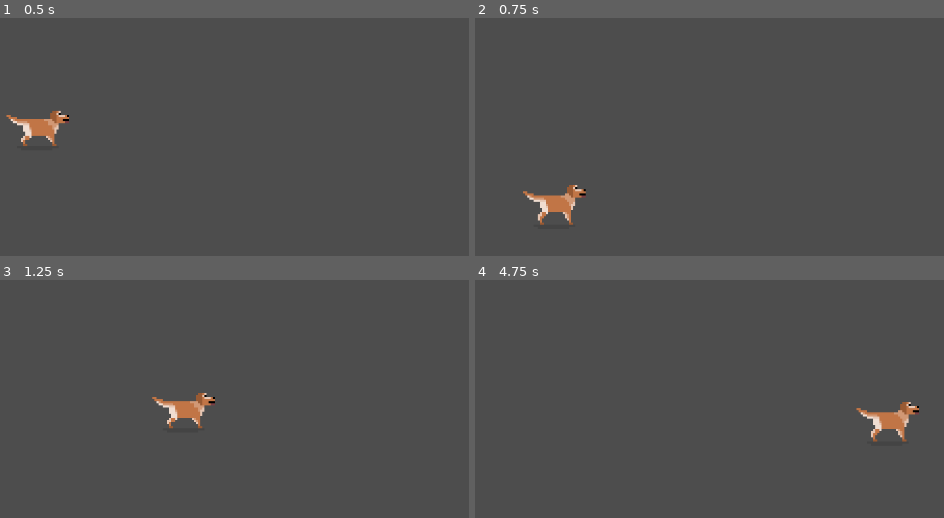
Above: before the commit, frames 1-4 (two rows, left to right).
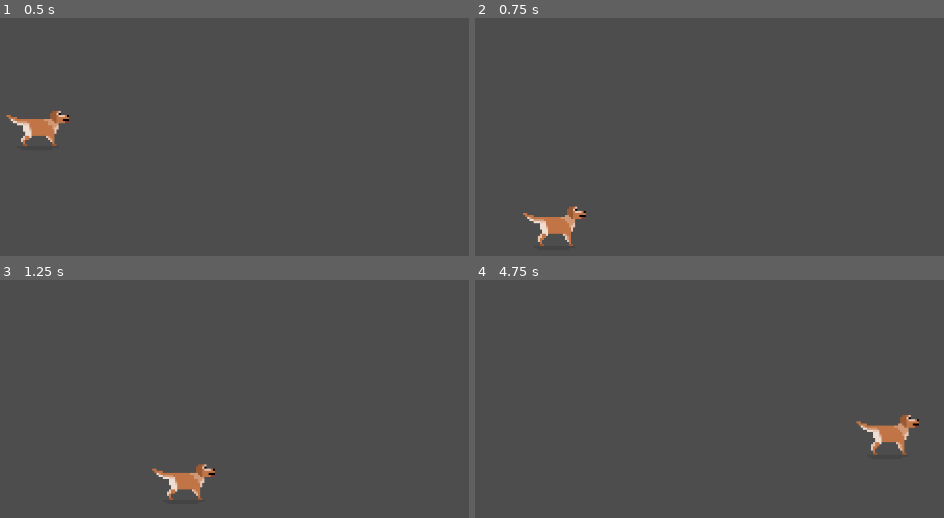
Above: after the commit, the same moments.

Repository: renanvasconcelos/PandoraTales
Game: Godot game, scene res://world_01.tscn
Two runs of this game, one before a commit and one after it. Both use one fixed random seed, a clock stepped at 60 frames per second and the inputs below.
Inputs:
- Up to frame 1 (0.5 s): no input
- Up to frame 2 (0.75 s): tap Enter (ui_accept) at 0.5 s; hold Right (ui_right) from 0.53 s (still down)
- Up to frame 3 (1.25 s): keep holding Right (ui_right); tap Enter (ui_accept) at 0.77 s
- Up to frame 4 (4.75 s): tap Enter (ui_accept) at 1.52, 3.02, 3.77, 4.52 s; release Right (ui_right) at 2.03 s; hold Left (ui_left) 2.03-2.78 s; hold Right (ui_right) 2.78-4.28 s; hold Left (ui_left) from 4.28 s (still down)

Frame 1 is identical in both runs. In frame 2, 1.7% of the frame differs, in the area x 10-24%, y 70-96%; in frame 3, 1.7%, in the area x 32-46%, y 47-93%; in frame 4, 1.5%.

Commit message:
Completed First Scene

Diff:
--- a/world_01.tscn
+++ b/world_01.tscn
@@ -55,7 +55,7 @@
 sprite_frames = SubResource("SpriteFrames_qbio5")
 animation = &"idle"
 autoplay = "idle"
-frame_progress = 0.765113
+frame_progress = 0.539594
 
 [node name="CollisionPolygon2D" type="CollisionPolygon2D" parent="pandora"]
 visible = false
@@ -63,8 +63,7 @@
 polygon = PackedVector2Array(16.3333, -3.66666, 16, 1.66667, 11, 4, 11, 13, -8.33333, 13, -8.66667, 3.33334, -16.6667, -2, -14.3333, -5.33333, -6.66667, -1.66666, 4, -2, 6.66667, -8)
 
 [node name="StaticBody2D" type="StaticBody2D" parent="."]
-position = Vector2(111, 177)
+position = Vector2(575, 550)
 
 [node name="CollisionShape2D" type="CollisionShape2D" parent="StaticBody2D"]
-position = Vector2(476, 354)
 shape = SubResource("SegmentShape2D_gggog")
